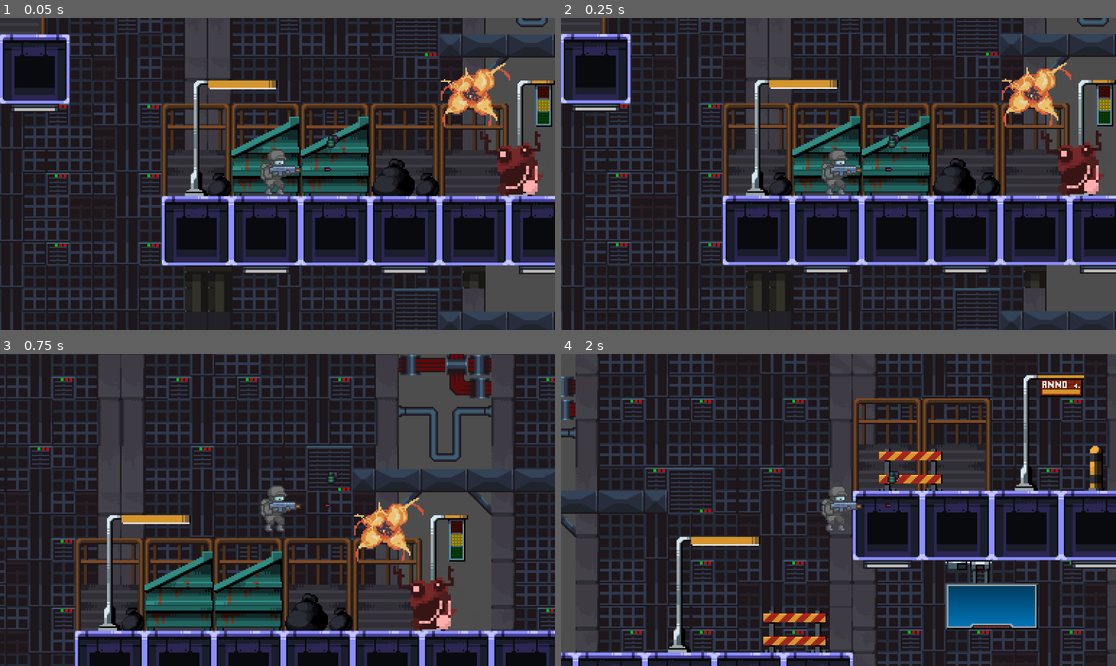
Above: before the commit, frames 1-4 (two rows, left to right).
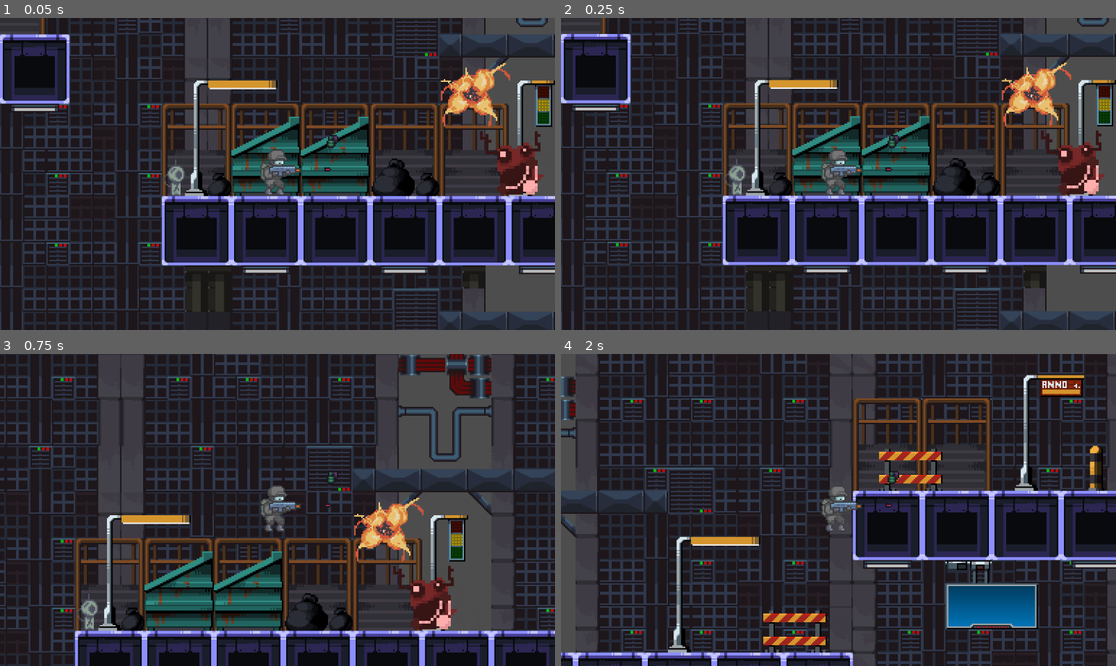
Above: after the commit, the same moments.

Repository: MaoZ3/Malentretenido
Game: Godot game, scene res://escenas/wordl.tscn
Same seed, same stepped clock (60 frames per second), same inputs: the game is played once before the commit and once after it.
Inputs:
- Up to frame 1 (0.05 s): no input
- Up to frame 2 (0.25 s): no input
- Up to frame 3 (0.75 s): tap Enter (ui_accept) at 0.5 s; hold Right (ui_right) from 0.53 s (still down)
- Up to frame 4 (2 s): keep holding Right (ui_right); tap Enter (ui_accept) at 0.77, 1.52 s

The runs differ from the first frame. In frame 1, 0.2% of the frame differs, in the area x 29-34%, y 45-58%; in frame 2, 0.2%; in frame 3, 0.2%; in frame 4, nothing differs.

Commit message:
add
droid, scripts.

Diff:
--- /dev/null
+++ b/Malentretenido/escenas/droid.tscn
@@ -0,0 +1,269 @@
+[gd_scene load_steps=38 format=3 uid="uid://bpea2y2t11r1s"]
+
+[ext_resource type="Texture2D" uid="uid://2s3raua0rpm3" path="res://assets/Droid Zapper/attack.png" id="1_nuxku"]
+[ext_resource type="Texture2D" uid="uid://cucyb1o4adu6j" path="res://assets/Droid Zapper/wake.png" id="1_ut3jn"]
+[ext_resource type="Texture2D" uid="uid://cgt05nhcp3go5" path="res://assets/Droid Zapper/damaged and death.png" id="2_fmlav"]
+[ext_resource type="Texture2D" uid="uid://cx6d84x8yilsv" path="res://assets/Droid Zapper/run.png" id="3_nnp7c"]
+
+[sub_resource type="CapsuleShape2D" id="CapsuleShape2D_s6xm5"]
+radius = 6.0
+height = 20.0
+
+[sub_resource type="AtlasTexture" id="AtlasTexture_lxx7s"]
+atlas = ExtResource("1_nuxku")
+region = Rect2(0, 0, 58, 41)
+
+[sub_resource type="AtlasTexture" id="AtlasTexture_p1mix"]
+atlas = ExtResource("1_nuxku")
+region = Rect2(0, 41, 58, 41)
+
+[sub_resource type="AtlasTexture" id="AtlasTexture_fsqqi"]
+atlas = ExtResource("1_nuxku")
+region = Rect2(0, 82, 58, 41)
+
+[sub_resource type="AtlasTexture" id="AtlasTexture_obge1"]
+atlas = ExtResource("1_nuxku")
+region = Rect2(0, 123, 58, 41)
+
+[sub_resource type="AtlasTexture" id="AtlasTexture_76dq2"]
+atlas = ExtResource("1_nuxku")
+region = Rect2(0, 164, 58, 41)
+
+[sub_resource type="AtlasTexture" id="AtlasTexture_05b26"]
+atlas = ExtResource("1_nuxku")
+region = Rect2(0, 205, 58, 41)
+
+[sub_resource type="AtlasTexture" id="AtlasTexture_2hoxj"]
+atlas = ExtResource("1_nuxku")
+region = Rect2(0, 246, 58, 41)
+
+[sub_resource type="AtlasTexture" id="AtlasTexture_yxafe"]
+atlas = ExtResource("1_nuxku")
+region = Rect2(0, 287, 58, 41)
+
+[sub_resource type="AtlasTexture" id="AtlasTexture_seibf"]
+atlas = ExtResource("1_nuxku")
+region = Rect2(0, 328, 58, 41)
+
+[sub_resource type="AtlasTexture" id="AtlasTexture_x4476"]
+atlas = ExtResource("1_nuxku")
+region = Rect2(0, 369, 58, 41)
+
+[sub_resource type="AtlasTexture" id="AtlasTexture_bpnhp"]
+atlas = ExtResource("2_fmlav")
+region = Rect2(0, 123, 58, 41)
+
+[sub_resource type="AtlasTexture" id="AtlasTexture_wjyha"]
+atlas = ExtResource("2_fmlav")
+region = Rect2(0, 164, 58, 41)
+
+[sub_resource type="AtlasTexture" id="AtlasTexture_137lu"]
+atlas = ExtResource("2_fmlav")
+region = Rect2(0, 205, 58, 41)
+
+[sub_resource type="AtlasTexture" id="AtlasTexture_nw5wf"]
+atlas = ExtResource("2_fmlav")
+region = Rect2(0, 246, 58, 41)
+
+[sub_resource type="AtlasTexture" id="AtlasTexture_1x40e"]
+atlas = ExtResource("2_fmlav")
+region = Rect2(0, 287, 58, 41)
+
+[sub_resource type="AtlasTexture" id="AtlasTexture_tyxyk"]
+atlas = ExtResource("2_fmlav")
+region = Rect2(0, 0, 58, 41)
+
+[sub_resource type="AtlasTexture" id="AtlasTexture_wiocx"]
+atlas = ExtResource("2_fmlav")
+region = Rect2(0, 41, 58, 41)
+
+[sub_resource type="AtlasTexture" id="AtlasTexture_58xfd"]
+atlas = ExtResource("2_fmlav")
+region = Rect2(0, 82, 58, 41)
+
+[sub_resource type="AtlasTexture" id="AtlasTexture_otuxp"]
+atlas = ExtResource("3_nnp7c")
+region = Rect2(0, 0, 58, 41)
+
+[sub_resource type="AtlasTexture" id="AtlasTexture_d7oua"]
+atlas = ExtResource("3_nnp7c")
+region = Rect2(0, 41, 58, 41)
+
+[sub_resource type="AtlasTexture" id="AtlasTexture_0445c"]
+atlas = ExtResource("3_nnp7c")
+region = Rect2(0, 82, 58, 41)
+
+[sub_resource type="AtlasTexture" id="AtlasTexture_26ahj"]
+atlas = ExtResource("3_nnp7c")
+region = Rect2(0, 123, 58, 41)
+
+[sub_resource type="AtlasTexture" id="AtlasTexture_2vcvw"]
+atlas = ExtResource("3_nnp7c")
+region = Rect2(0, 164, 58, 41)
+
+[sub_resource type="AtlasTexture" id="AtlasTexture_w25n7"]
+atlas = ExtResource("3_nnp7c")
+region = Rect2(0, 205, 58, 41)
+
+[sub_resource type="AtlasTexture" id="AtlasTexture_hylsl"]
+atlas = ExtResource("1_ut3jn")
+region = Rect2(0, 0, 58, 41)
+
+[sub_resource type="AtlasTexture" id="AtlasTexture_beq3h"]
+atlas = ExtResource("1_ut3jn")
+region = Rect2(0, 41, 58, 41)
+
+[sub_resource type="AtlasTexture" id="AtlasTexture_ntvja"]
+atlas = ExtResource("1_ut3jn")
+region = Rect2(0, 82, 58, 41)
+
+[sub_resource type="AtlasTexture" id="AtlasTexture_daery"]
+atlas = ExtResource("1_ut3jn")
+region = Rect2(0, 123, 58, 41)
+
+[sub_resource type="AtlasTexture" id="AtlasTexture_l3fem"]
+atlas = ExtResource("1_ut3jn")
+region = Rect2(0, 164, 58, 41)
+
+[sub_resource type="AtlasTexture" id="AtlasTexture_x45c5"]
+atlas = ExtResource("1_ut3jn")
+region = Rect2(0, 205, 58, 41)
+
+[sub_resource type="AtlasTexture" id="AtlasTexture_gdl0c"]
+atlas = ExtResource("3_nnp7c")
+region = Rect2(0, 0, 58, 41)
+
+[sub_resource type="SpriteFrames" id="SpriteFrames_4qj6i"]
+animations = [{
+"frames": [{
+"duration": 1.0,
+"texture": SubResource("AtlasTexture_lxx7s")
+}, {
+"duration": 1.0,
+"texture": SubResource("AtlasTexture_p1mix")
+}, {
+"duration": 1.0,
+"texture": SubResource("AtlasTexture_fsqqi")
+}, {
+"duration": 1.0,
+"texture": SubResource("AtlasTexture_obge1")
+}, {
+"duration": 1.0,
+"texture": SubResource("AtlasTexture_76dq2")
+}, {
+"duration": 1.0,
+"texture": SubResource("AtlasTexture_05b26")
+}, {
+"duration": 1.0,
+"texture": SubResource("AtlasTexture_2hoxj")
+}, {
+"duration": 1.0,
+"texture": SubResource("AtlasTexture_yxafe")
+}, {
+"duration": 1.0,
+"texture": SubResource("AtlasTexture_seibf")
+}, {
+"duration": 1.0,
+"texture": SubResource("AtlasTexture_x4476")
+}],
+"loop": false,
+"name": &"attack",
+"speed": 5.0
+}, {
+"frames": [{
+"duration": 1.0,
+"texture": SubResource("AtlasTexture_bpnhp")
+}, {
+"duration": 1.0,
+"texture": SubResource("AtlasTexture_wjyha")
+}, {
+"duration": 1.0,
+"texture": SubResource("AtlasTexture_137lu")
+}, {
+"duration": 1.0,
+"texture": SubResource("AtlasTexture_nw5wf")
+}, {
+"duration": 1.0,
+"texture": SubResource("AtlasTexture_1x40e")
+}],
+"loop": false,
+"name": &"death",
+"speed": 5.0
+}, {
+"frames": [{
+"duration": 1.0,
+"texture": SubResource("AtlasTexture_tyxyk")
+}, {
+"duration": 1.0,
+"texture": SubResource("AtlasTexture_wiocx")
+}, {
+"duration": 1.0,
+"texture": SubResource("AtlasTexture_58xfd")
+}],
+"loop": false,
+"name": &"hit",
+"speed": 5.0
+}, {
+"frames": [{
+"duration": 1.0,
+"texture": SubResource("AtlasTexture_otuxp")
+}, {
+"duration": 1.0,
+"texture": SubResource("AtlasTexture_d7oua")
+}, {
+"duration": 1.0,
+"texture": SubResource("AtlasTexture_0445c")
+}, {
+"duration": 1.0,
+"texture": SubResource("AtlasTexture_26ahj")
+}, {
+"duration": 1.0,
+"texture": SubResource("AtlasTexture_2vcvw")
+}, {
+"duration": 1.0,
+"texture": SubResource("AtlasTexture_w25n7")
+}],
+"loop": true,
+"name": &"run",
+"speed": 5.0
+}, {
+"frames": [{
+"duration": 1.0,
+"texture": SubResource("AtlasTexture_hylsl")
+}, {
+"duration": 1.0,
+"texture": SubResource("AtlasTexture_beq3h")
+}, {
+"duration": 1.0,
+"texture": SubResource("AtlasTexture_ntvja")
+}, {
+"duration": 1.0,
+"texture": SubResource("AtlasTexture_daery")
+}, {
+"duration": 1.0,
+"texture": SubResource("AtlasTexture_l3fem")
+}, {
+"duration": 1.0,
+"texture": SubResource("AtlasTexture_x45c5")
+}, {
+"duration": 1.0,
+"texture": SubResource("AtlasTexture_gdl0c")
+}],
+"loop": false,
+"name": &"wake",
+"speed": 5.0
+}]
+
+[node name="Droid" type="Node2D"]
+
+[node name="Area2D" type="Area2D" parent="."]
+
+[node name="CollisionShape2D" type="CollisionShape2D" parent="Area2D"]
+visible = false
+shape = SubResource("CapsuleShape2D_s6xm5")
+
+[node name="AnimatedSprite2D" type="AnimatedSprite2D" parent="."]
+texture_filter = 1
+sprite_frames = SubResource("SpriteFrames_4qj6i")
+animation = &"wake"
+offset = Vector2(13, -11)
--- a/Malentretenido/escenas/wordl.tscn
+++ b/Malentretenido/escenas/wordl.tscn
@@ -1,16 +1,24 @@
-[gd_scene load_steps=9 format=3 uid="uid://5bp50i6b2mnp"]
+[gd_scene load_steps=15 format=3 uid="uid://5bp50i6b2mnp"]
 
 [ext_resource type="Script" path="res://script/wordl.gd" id="1_73qki"]
 [ext_resource type="PackedScene" uid="uid://u4y53tvfwodg" path="res://escenas/tile.tscn" id="3_ge86g"]
 [ext_resource type="PackedScene" uid="uid://c03l2brpyfxcc" path="res://escenas/creep.tscn" id="4_mtrhy"]
 [ext_resource type="PackedScene" uid="uid://cbf4bninc5r5k" path="res://escenas/Impostor.tscn" id="4_uuold"]
 [ext_resource type="PackedScene" uid="uid://cr223011bmoq0" path="res://escenas/ui.tscn" id="5_pyrtf"]
+[ext_resource type="Script" path="res://script/ui.gd" id="6_evkyj"]
 [ext_resource type="PackedScene" uid="uid://dk2j6xenbpkll" path="res://escenas/reload.tscn" id="6_q0bvj"]
 [ext_resource type="PackedScene" uid="uid://cvf7u0x4o27pa" path="res://escenas/healt.tscn" id="7_a6wc3"]
+[ext_resource type="Script" path="res://script/reload.gd" id="8_mvtgf"]
 [ext_resource type="PackedScene" uid="uid://crs0roub8yrbu" path="res://escenas/explosion.tscn" id="8_p3iv6"]
+[ext_resource type="Script" path="res://script/healt.gd" id="10_d4vro"]
+[ext_resource type="Script" path="res://script/explosion.gd" id="12_cytp5"]
+[ext_resource type="PackedScene" uid="uid://bpea2y2t11r1s" path="res://escenas/droid.tscn" id="13_lfd3g"]
+[ext_resource type="Script" path="res://script/droid.gd" id="14_1ssea"]
 
 [node name="Wordl" type="Node2D"]
 script = ExtResource("1_73qki")
+metadata/_edit_vertical_guides_ = [0.0, 0.0, 0.0]
+metadata/_edit_horizontal_guides_ = [0.0]
 
 [node name="Imposor" parent="." instance=ExtResource("4_uuold")]
 top_level = true
@@ -25,13 +33,21 @@
 [node name="ui" parent="." instance=ExtResource("5_pyrtf")]
 visible = false
 top_level = true
+script = ExtResource("6_evkyj")
 
 [node name="Ammo" parent="." instance=ExtResource("6_q0bvj")]
 position = Vector2(592, 589)
+script = ExtResource("8_mvtgf")
 
 [node name="Healt" parent="." instance=ExtResource("7_a6wc3")]
 position = Vector2(528, 590)
+script = ExtResource("10_d4vro")
 
 [node name="explosion" parent="." instance=ExtResource("8_p3iv6")]
 top_level = true
 position = Vector2(646, 166)
+script = ExtResource("12_cytp5")
+
+[node name="Droid" parent="." instance=ExtResource("13_lfd3g")]
+position = Vector2(442, 230)
+script = ExtResource("14_1ssea")
--- /dev/null
+++ b/Malentretenido/script/droid.gd
@@ -0,0 +1,11 @@
+extends Node2D
+
+
+# Called when the node enters the scene tree for the first time.
+func _ready():
+	pass # Replace with function body.
+
+
+# Called every frame. 'delta' is the elapsed time since the previous frame.
+func _process(delta):
+	pass
--- /dev/null
+++ b/Malentretenido/script/explosion.gd
@@ -0,0 +1,11 @@
+extends Area2D
+
+
+# Called when the node enters the scene tree for the first time.
+func _ready():
+	pass # Replace with function body.
+
+
+# Called every frame. 'delta' is the elapsed time since the previous frame.
+func _process(delta):
+	pass
--- /dev/null
+++ b/Malentretenido/script/healt.gd
@@ -0,0 +1,11 @@
+extends Node2D
+
+
+# Called when the node enters the scene tree for the first time.
+func _ready():
+	pass # Replace with function body.
+
+
+# Called every frame. 'delta' is the elapsed time since the previous frame.
+func _process(delta):
+	pass
--- /dev/null
+++ b/Malentretenido/script/reload.gd
@@ -0,0 +1,11 @@
+extends Node2D
+
+
+# Called when the node enters the scene tree for the first time.
+func _ready():
+	pass # Replace with function body.
+
+
+# Called every frame. 'delta' is the elapsed time since the previous frame.
+func _process(delta):
+	pass
--- /dev/null
+++ b/Malentretenido/script/ui.gd
@@ -0,0 +1,11 @@
+extends Control
+
+
+# Called when the node enters the scene tree for the first time.
+func _ready():
+	pass # Replace with function body.
+
+
+# Called every frame. 'delta' is the elapsed time since the previous frame.
+func _process(delta):
+	pass
Binary file added: Malentretenido/assets/Droid Zapper/attack.png
Not shown, added: Malentretenido/assets/Droid Zapper/attack.png.import
Binary file added: Malentretenido/assets/Droid Zapper/damaged and death.png
Not shown, added: Malentretenido/assets/Droid Zapper/damaged and death.png.import
Binary file added: Malentretenido/assets/Droid Zapper/run.png
Not shown, added: Malentretenido/assets/Droid Zapper/run.png.import
Binary file added: Malentretenido/assets/Droid Zapper/small droid.aseprite
Binary file added: Malentretenido/assets/Droid Zapper/wake.png
Not shown, added: Malentretenido/assets/Droid Zapper/wake.png.import
